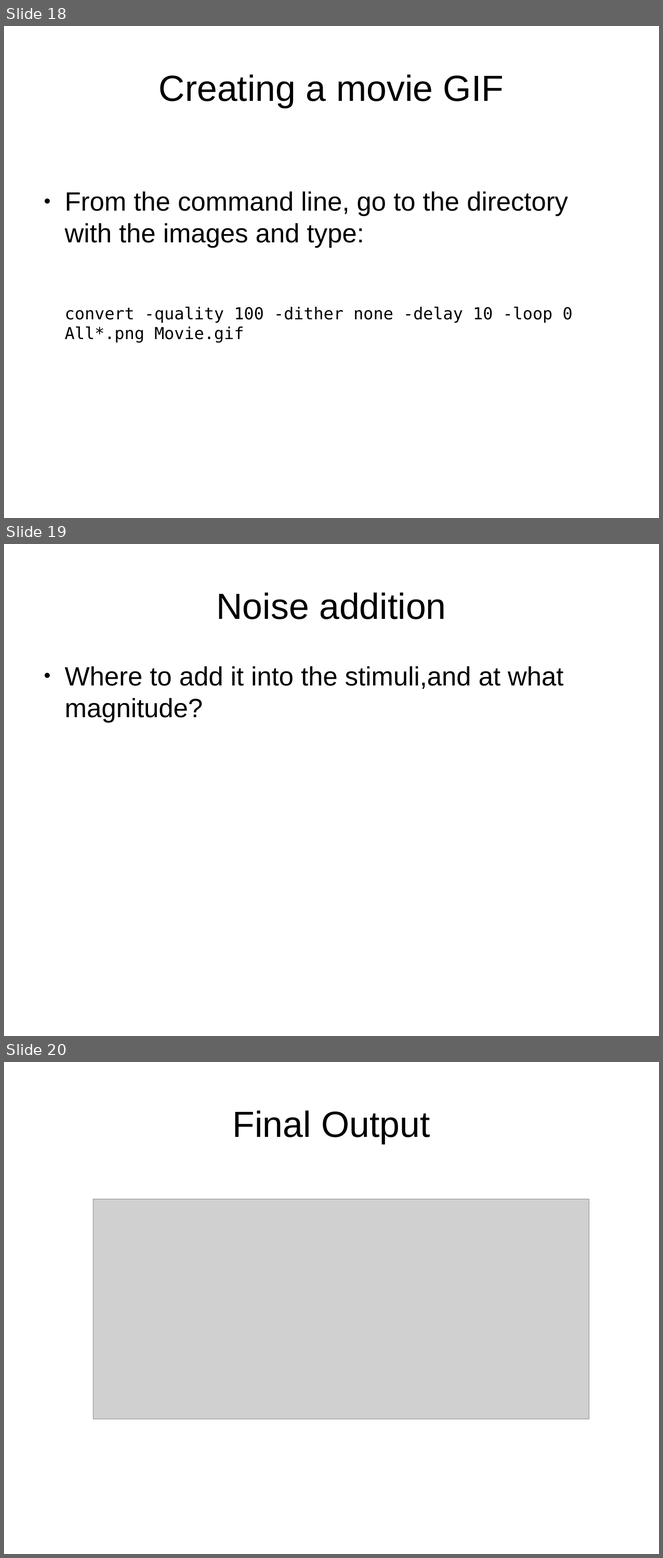
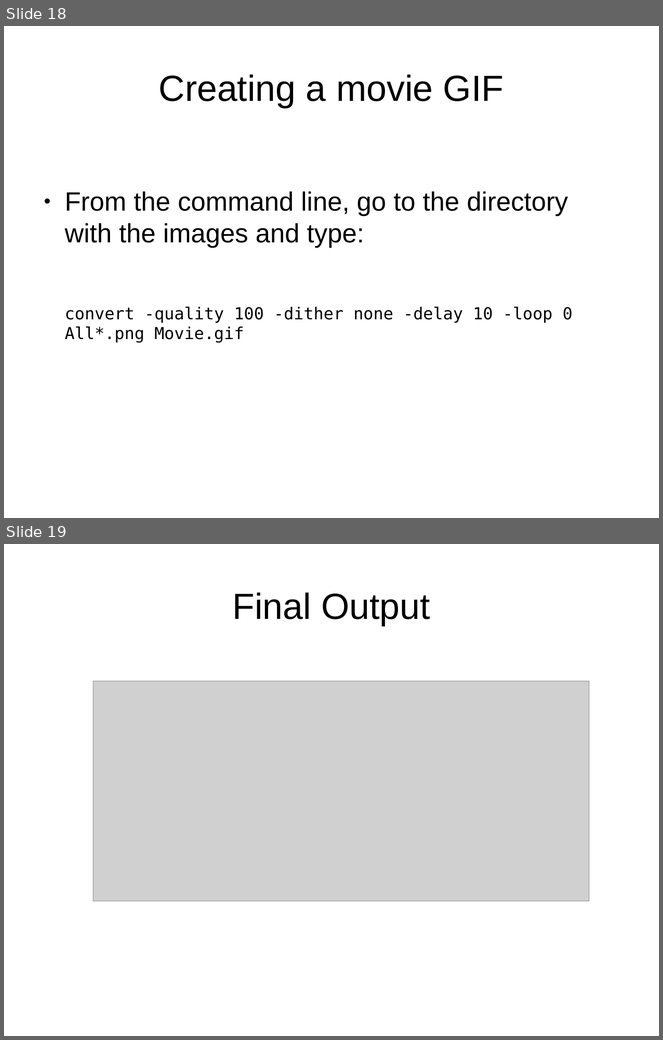
Before and after one commit to TUBvision/contAdapt_francis, a slide deck: Presentation_of_Model.odp. Shown one above the other, each under a label of ours: slides 18, 19 and 20 before the commit, slides 18 and 19 after it. The pictures are 663x1558 and 663x1040 pixels, drawn with LibreOffice and Linux fonts; fonts in the diff are those of the drawing; grey boxes stand for pictures. Boxes give left, top, right and bottom in pixels: in the first picture for what was removed or moved away, otherwise in the second. Text is boxed around its words. In the diff, an @@ line names an element or a change of style, - is before the commit and + after.

```diff
--- a/Presentation_of_Model.odp
+++ b/Presentation_of_Model.odp
@@ slide 19 removed at bbox=[4, 544, 659, 1036], background #FFFFFF @@
@@ title removed at bbox=[216, 592, 447, 619] @@
-Noise addition
@@ text removed at bbox=[65, 666, 564, 722] @@
-● Where to add it into the stimuli,and at what magnitude?
@@ what was slide 20 is now slide 19 @@
```
Also in this commit, not shown: 2 slides changed, 2 slides added, 2 other slides removed, 2 other files.
